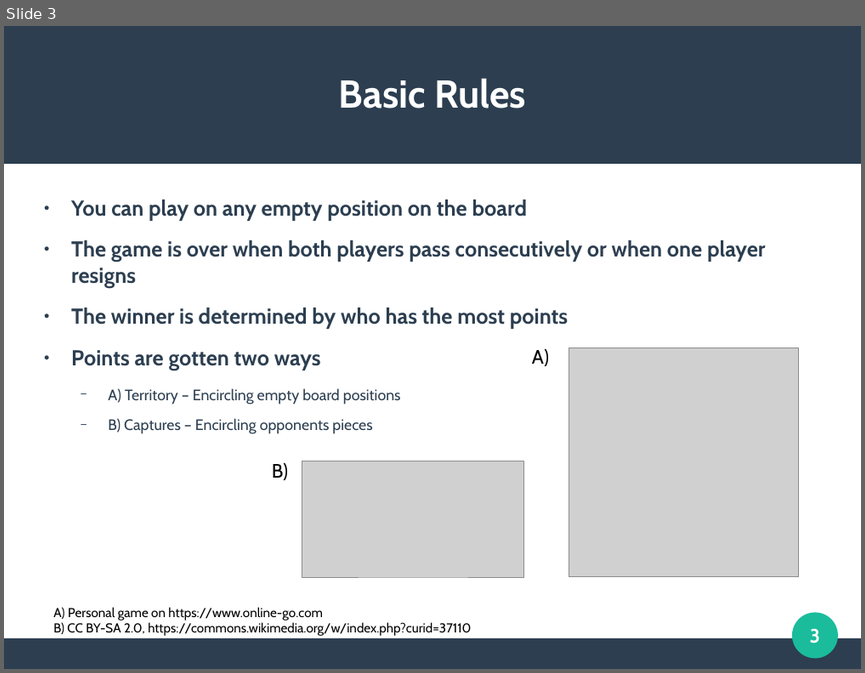
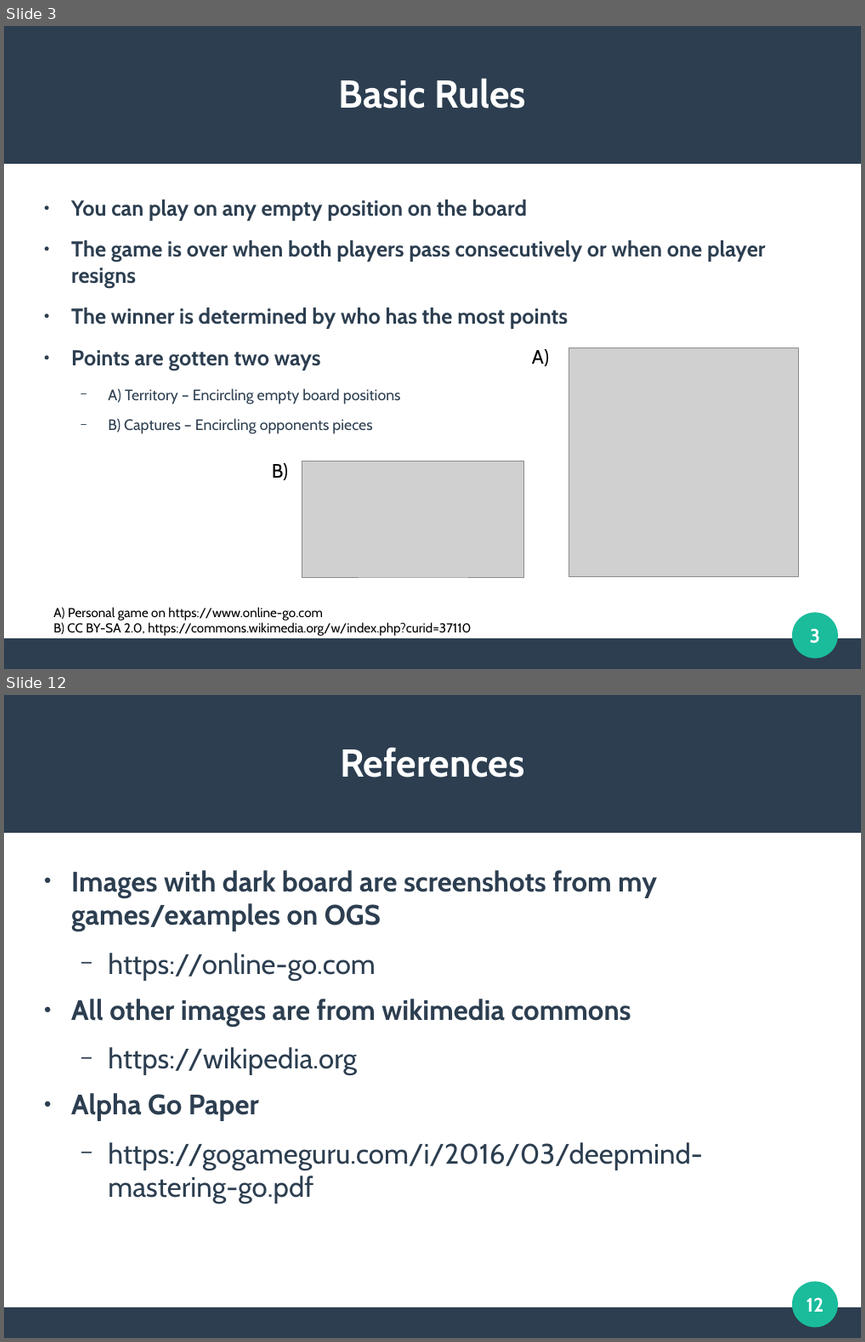
Before and after one commit to DSWallach/CommonLisp-Go, a slide deck: docs/WallachPresentation.odp. Shown one above the other, each under a label of ours: slide 3 before the commit, slides 3 and 12 after it; the slides between them are not shown. The pictures are 865x673 and 865x1342 pixels, drawn with LibreOffice and Linux fonts; fonts in the diff are those of the drawing; grey boxes stand for pictures. Boxes give left, top, right and bottom in pixels: in the first picture for what was removed or moved away, otherwise in the second. Text is boxed around its words. In the diff, an @@ line names an element or a change of style, - is before the commit and + after.

```diff
--- a/docs/WallachPresentation.odp
+++ b/docs/WallachPresentation.odp
@@ slide 12 added at (4,695,861,1338), background #FFFFFF; not listed: 3 template elements that a slide beside it also shows @@
@@ title added at (340,747,524,777), 36 pt, text #FFFFFF, bold @@
+References
@@ text added at (71,870,702,1203), 26 pt, text #2C3E50, bold @@
+● Images with dark board are screenshots from my games/examples on OGS
+  − https://online-go.com
+● All other images are from wikimedia commons
+  − https://wikipedia.org
+● Alpha Go Paper
+  − https://gogameguru.com/i/2016/03/deepmind-mastering-go.pdf
@@ page number added at (806,1297,824,1311), 18 pt, text #FFFFFF, bold @@
+12
```
Also in this commit, not shown: 2 slides changed, 6 other slides added, 4 slides removed, 10 other files.
